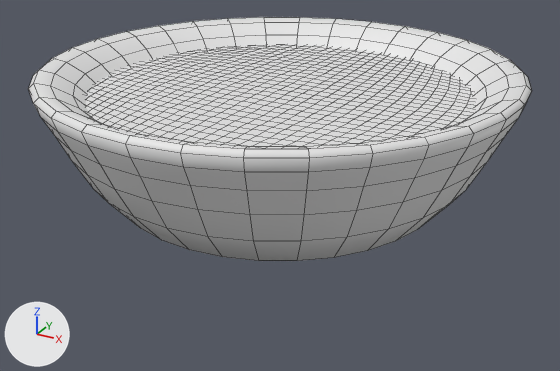
Before and after pictures for a commit that changed the Blender file Blender/Bol.blend.
Camera for both pictures: a 50 mm camera at (1.161, -2.111, 0.815) aimed at (0.026, -0.048, -0.217). Arrows for +X, +Y and +Z are at lower left; the lights stay in place. Mesh edges are drawn as thin lines.

The older version as bpy lines, for what is in view:
```python
me_plane = bpy.data.meshes.new('Plane')
me_plane.from_pydata(...)  # 1089 vertices, 1024 faces; spans x -0.663..0.663, y -0.663..0.663, z 0.0
me_sphere = bpy.data.meshes.new('Sphere')
me_sphere.from_pydata(...)  # 417 vertices, 417 faces; spans x -0.77..0.77, y -0.77..0.77, z -0.25..0.16
me_sphere.polygons.foreach_set('use_smooth', [True] * 417)
ob_bol = bpy.data.objects.new('Bol', me_sphere)
ob_bol.location = (0.0, 0.0, 0.011)
ob_waterplane = bpy.data.objects.new('WaterPlane', me_plane)
ob_waterplane.location = (0.0, 0.0, 0.095)
```
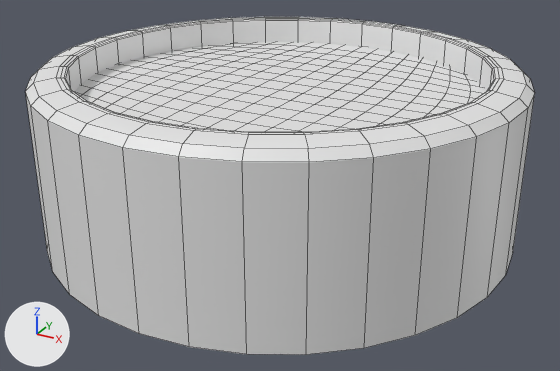
The newer file is also rescaled (x1.29), turned or shifted as a whole; pictures and numbers use the older file's frame.

The change, as a list of edits to the scene's bpy script:
```text
Change me_plane:
    used by ob_waterplane; location = (0.0, 0.0, 0.095)
    remove me_plane.from_pydata(...)  # 1089 vertices, 1024 faces; spans x -0.663..0.663, y -0.663..0.663, z 0.0
    add me_plane.from_pydata(...)  # 289 vertices, 256 faces; spans x -0.663..0.663, y -0.663..0.663, z 0.0
    me_plane part 1: 836 vertices removed from x -0.663..0.663, y -0.663..0.663, z 0.0; 36 vertices added at x -0.618..0.618, y -0.618..0.618, z 0.0
Add me_cylinder:
    me_cylinder.from_pydata(...)  # 320 vertices, 290 faces; spans x -1.0..1.0, y -1.0..1.0, z -0.36..0.36
    me_cylinder.polygons.foreach_set('use_smooth', [True] * 290)
Remove ob_bol:
    ob_bol = bpy.data.objects.new('Bol', me_sphere)
    ob_bol.location = (0.0, 0.0, 0.011)
Add ob_pool:
    ob_pool = bpy.data.objects.new('Pool', me_cylinder)
    ob_pool.location = (0.0, 0.0, -0.092)
    ob_pool.scale = (0.775, 0.775, 0.775)
```

Location of each change, (x1, y1, x2, y2) in pixels of the pictures (560 x 371 px):
'Pool', added
    after: (25, 17, 535, 355)
'Bol', deleted
    before: (28, 17, 532, 261)
'WaterPlane', reshaped
    before: (85, 45, 474, 147)
    after: (75, 42, 486, 132)
